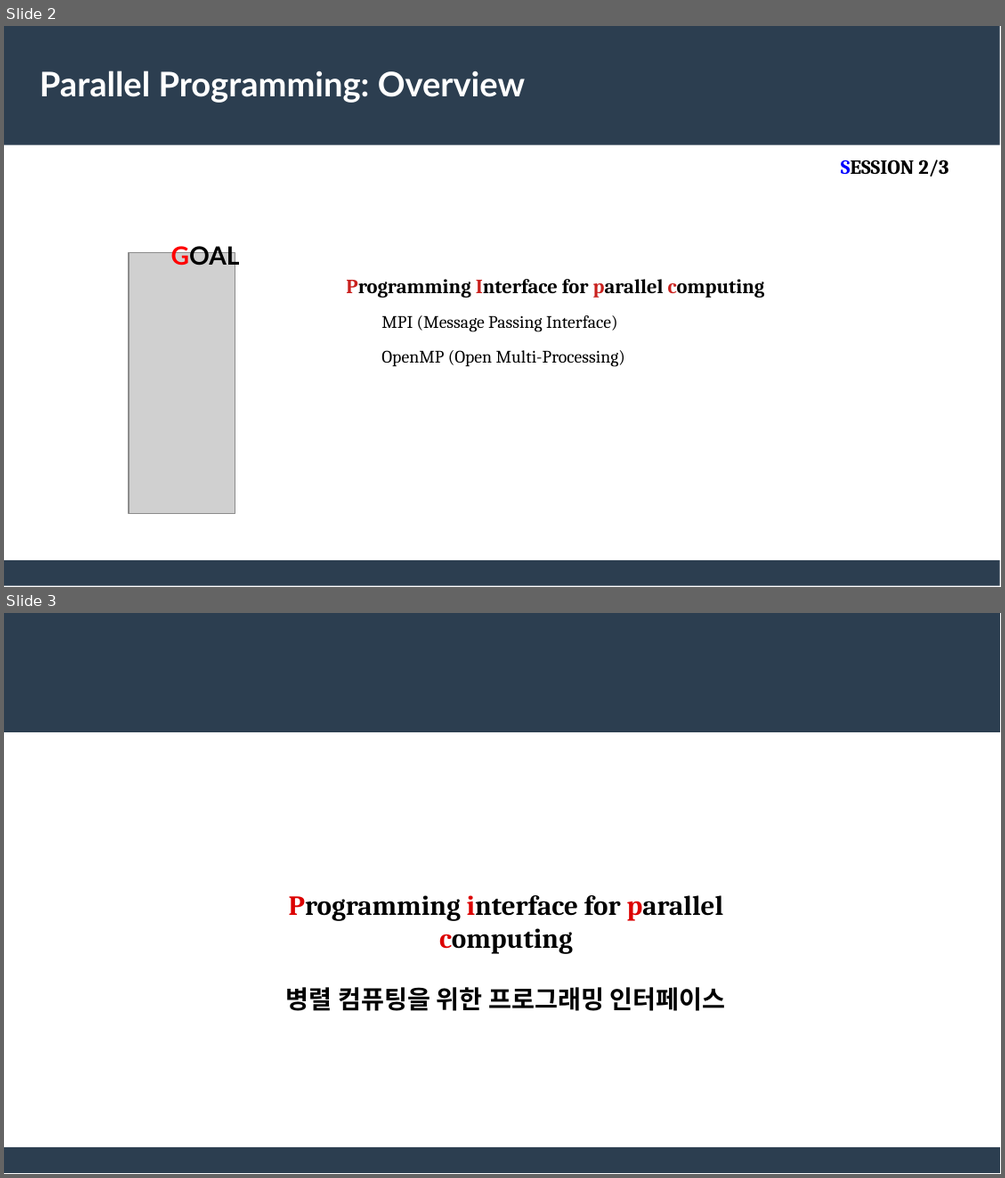
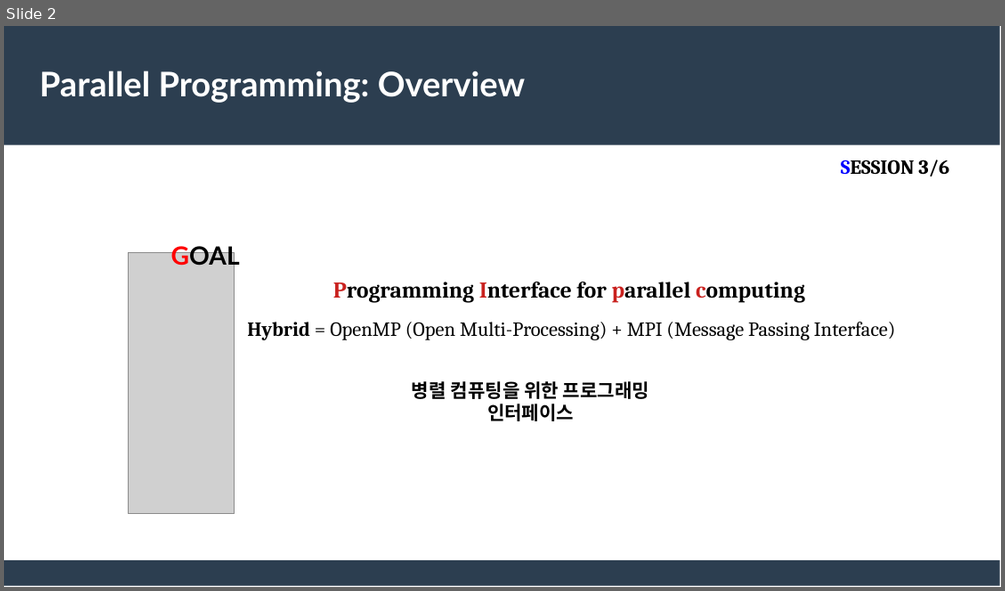
Before and after one commit to feelpp/parallel-programming, a slide deck: docs/modules/ROOT/assets/attachments/Session3_ParallelProgramming_HybridOpenMP_MPI.pptx. Shown one above the other, each under a label of ours: slides 2 and 3 before the commit, slide 2 after it. The pictures are 1005x1178 and 1005x591 pixels, drawn with LibreOffice and Linux fonts; fonts in the diff are those of the drawing; grey boxes stand for pictures. Boxes give left, top, right and bottom in pixels: in the first picture for what was removed or moved away, otherwise in the second. Text is boxed around its words. In the diff, an @@ line names an element or a change of style, - is before the commit and + after.

```diff
--- a/docs/modules/ROOT/assets/attachments/Session3_ParallelProgramming_HybridOpenMP_MPI.pptx
+++ b/docs/modules/ROOT/assets/attachments/Session3_ParallelProgramming_HybridOpenMP_MPI.pptx
@@ slide 3 removed at box(4, 613, 1001, 1174), background #FFFFFF; not listed: 1 template element that a slide beside it also shows @@
@@ text removed at box(286, 895, 726, 1011) @@
-Programming interface for parallel computing
-병렬 컴퓨팅을 위한 프로그래밍 인터페이스
@@ rectangle removed at box(4, 1148, 1000, 1174) @@
@@ slide 2 changed as well @@
@@ text at box(841, 160, 949, 176): text changed @@
-SESSION 2/3
+SESSION 3/6
@@ text "Programming Interface for parallel computing": place and size @@
-text "Programming Interface for parallel computing" at box(346, 279, 765, 367)
+text "Programming Interface for parallel computing" at box(247, 281, 896, 340)
@@ text at box(333, 281, 805, 303): size 16 to 18 pt in "Programming Interface for parallel computing"; alignment left to centre; indent changed @@
@@ text at box(247, 321, 896, 340): text changed; size 14 to 16 pt @@
-MPI (Message Passing Interface)
-OpenMP (Open Multi-Processing)
+Hybrid = OpenMP (Open Multi-Processing) + MPI (Message Passing Interface)
@@ text added at box(412, 381, 649, 421), 15 pt, text #000000, bold @@
+병렬 컴퓨팅을 위한 프로그래밍
+인터페이스
```
Also in this commit, not shown: 3 other slides changed, 11 slides added, 4 other slides removed, 1 other file.
